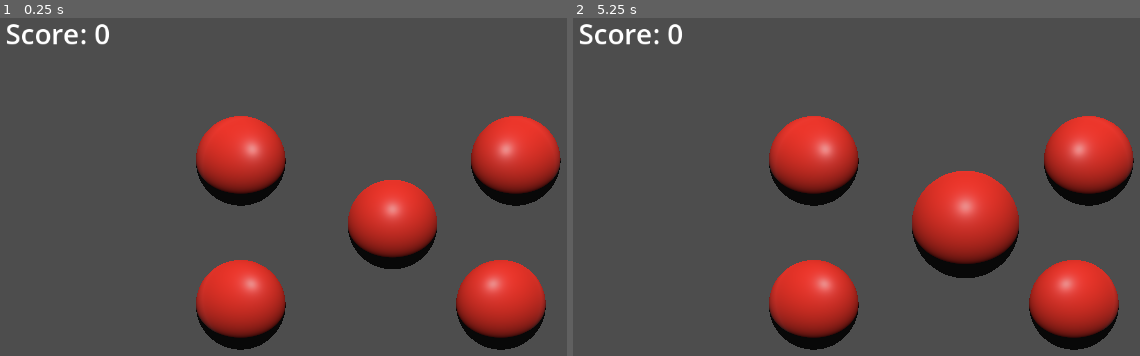
Above: before the commit, frames 1-2 (left to right).
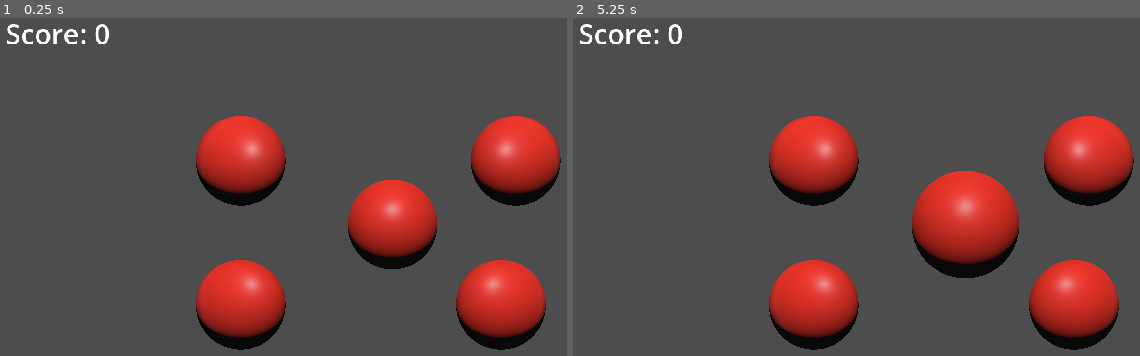
Above: after the commit, the same moments.

Repository: JMeyers215/Mini-Games
Game: Godot game, scene res://Balloon Popper/Scenes/balloonpopper.tscn
Two runs of this game, one before a commit and one after it. Both use one fixed random seed, a clock stepped at 60 frames per second and the inputs below.
Inputs (mouse positions are in pixels of both pictures, inside the frame that each line leads up to):
- Up to frame 1 (0.25 s): no input
- Up to frame 2 (5.25 s): tap Enter at 0.5, 2, 3.5 s; move the mouse to (outside the picture) at 0.52 s; click (outside the picture) at 0.67 s; tap Space at 1.25, 2.75, 4.25 s; move the mouse to (805, 247) at 1.27 s; click (805, 247) at 1.42 s; move the mouse to (1043, 126) at 2.02 s; click (1043, 126) at 2.17 s; move the mouse to (924, 315) at 2.77 s; click (924, 315) at 2.92 s; move the mouse to (outside the picture) at 3.52 s; click (outside the picture) at 3.67 s; move the mouse to (726, 156) at 4.27 s; click (726, 156) at 4.42 s; move the mouse to (1003, 224) at 5.02 s; click (1003, 224) at 5.17 s

The runs differ from the first frame. In frame 1, 0.1% of the frame differs, in the area x 1-20%, y 1-8%; in frame 2, 0.1%.

Commit message:
Physics Game Finishes
Finishing the physics game with a several crates and necessary scripting

Diff:
--- a/Physics Game/Scenes/Physics.tscn
+++ b/Physics Game/Scenes/Physics.tscn
@@ -1,3 +1,98 @@
-[gd_scene format=3 uid="uid://cedsh5wt8a3u7"]
+[gd_scene load_steps=5 format=3 uid="uid://cd680u76mmgrk"]
+
+[ext_resource type="Texture2D" uid="uid://bve8u7oly138m" path="res://Physics Game/Sprites/PhysicsCharacter.png" id="1_ba2kt"]
+[ext_resource type="Script" path="res://Physics Game/Scripts/PhysicsPlayer.gd" id="1_ujygj"]
+[ext_resource type="PackedScene" uid="uid://t16nusa2qn1q" path="res://Physics Game/Scenes/crate.tscn" id="3_q1w8p"]
+
+[sub_resource type="RectangleShape2D" id="RectangleShape2D_ki4o2"]
+size = Vector2(18, 18)
 
 [node name="Main" type="Node2D"]
+
+[node name="Player" type="RigidBody2D" parent="."]
+gravity_scale = 0.0
+linear_damp = 15.0
+script = ExtResource("1_ujygj")
+
+[node name="PhysicsCharacter" type="Sprite2D" parent="Player"]
+texture = ExtResource("1_ba2kt")
+
+[node name="CollisionShape2D" type="CollisionShape2D" parent="Player"]
+shape = SubResource("RectangleShape2D_ki4o2")
+
+[node name="Camera2D" type="Camera2D" parent="."]
+zoom = Vector2(4, 4)
+
+[node name="Node2D" type="Node2D" parent="."]
+
+[node name="Crate2" parent="Node2D" instance=ExtResource("3_q1w8p")]
+position = Vector2(-98, -58)
+
+[node name="Crate5" parent="Node2D" instance=ExtResource("3_q1w8p")]
+position = Vector2(-71, -36)
+
+[node name="Crate8" parent="Node2D" instance=ExtResource("3_q1w8p")]
+position = Vector2(-121, 0)
+
+[node name="Crate9" parent="Node2D" instance=ExtResource("3_q1w8p")]
+position = Vector2(-30, 10)
+
+[node name="Crate11" parent="Node2D" instance=ExtResource("3_q1w8p")]
+position = Vector2(-125, 28)
+
+[node name="Crate12" parent="Node2D" instance=ExtResource("3_q1w8p")]
+position = Vector2(-34, 38)
+
+[node name="Crate14" parent="Node2D" instance=ExtResource("3_q1w8p")]
+position = Vector2(-85, 19)
+rotation = 0.00385637
+
+[node name="Crate17" parent="Node2D" instance=ExtResource("3_q1w8p")]
+position = Vector2(-46, -15)
+rotation = 0.00385637
+
+[node name="Crate20" parent="Node2D" instance=ExtResource("3_q1w8p")]
+position = Vector2(-60, 26)
+rotation = 0.00385637
+
+[node name="Crate21" parent="Node2D" instance=ExtResource("3_q1w8p")]
+position = Vector2(-77, 59)
+rotation = 0.00385637
+
+[node name="Crate" parent="Node2D" instance=ExtResource("3_q1w8p")]
+position = Vector2(84, -53)
+
+[node name="Crate3" parent="Node2D" instance=ExtResource("3_q1w8p")]
+position = Vector2(-7, -48)
+
+[node name="Crate4" parent="Node2D" instance=ExtResource("3_q1w8p")]
+position = Vector2(111, -31)
+
+[node name="Crate6" parent="Node2D" instance=ExtResource("3_q1w8p")]
+position = Vector2(20, -26)
+
+[node name="Crate7" parent="Node2D" instance=ExtResource("3_q1w8p")]
+position = Vector2(67, 2)
+
+[node name="Crate10" parent="Node2D" instance=ExtResource("3_q1w8p")]
+position = Vector2(57, 33)
+
+[node name="Crate13" parent="Node2D" instance=ExtResource("3_q1w8p")]
+position = Vector2(97, 24)
+rotation = 0.00385637
+
+[node name="Crate15" parent="Node2D" instance=ExtResource("3_q1w8p")]
+position = Vector2(10, 29)
+rotation = 0.00385637
+
+[node name="Crate16" parent="Node2D" instance=ExtResource("3_q1w8p")]
+position = Vector2(118, -3)
+rotation = 0.00385637
+
+[node name="Crate18" parent="Node2D" instance=ExtResource("3_q1w8p")]
+position = Vector2(33, 4)
+rotation = 0.00385637
+
+[node name="Crate19" parent="Node2D" instance=ExtResource("3_q1w8p")]
+position = Vector2(120, 54)
+rotation = 0.00385637
--- /dev/null
+++ b/Physics Game/Scenes/crate.tscn
@@ -0,0 +1,14 @@
+[gd_scene load_steps=3 format=3 uid="uid://t16nusa2qn1q"]
+
+[ext_resource type="Texture2D" uid="uid://ctvx8qblhqxkb" path="res://Physics Game/Sprites/Crate.png" id="1_bmgj5"]
+
+[sub_resource type="RectangleShape2D" id="RectangleShape2D_68eja"]
+
+[node name="Crate" type="RigidBody2D"]
+gravity_scale = 0.0
+
+[node name="Sprite" type="Sprite2D" parent="."]
+texture = ExtResource("1_bmgj5")
+
+[node name="CollisionShape2D" type="CollisionShape2D" parent="."]
+shape = SubResource("RectangleShape2D_68eja")
--- /dev/null
+++ b/Physics Game/Scripts/PhysicsPlayer.gd
@@ -0,0 +1,8 @@
+extends RigidBody2D
+
+@export var hit_force : float = 50.0
+
+func _process(delta):
+	if Input.is_mouse_button_pressed(MOUSE_BUTTON_LEFT):
+		var dir = global_position.direction_to(get_global_mouse_position())
+		apply_impulse(dir * hit_force)
--- a/project.godot
+++ b/project.godot
@@ -14,3 +14,7 @@
 run/main_scene="res://Balloon Popper/Scenes/balloonpopper.tscn"
 config/features=PackedStringArray("4.1", "Forward Plus")
 config/icon="res://icon.svg"
+
+[rendering]
+
+textures/canvas_textures/default_texture_filter=0
